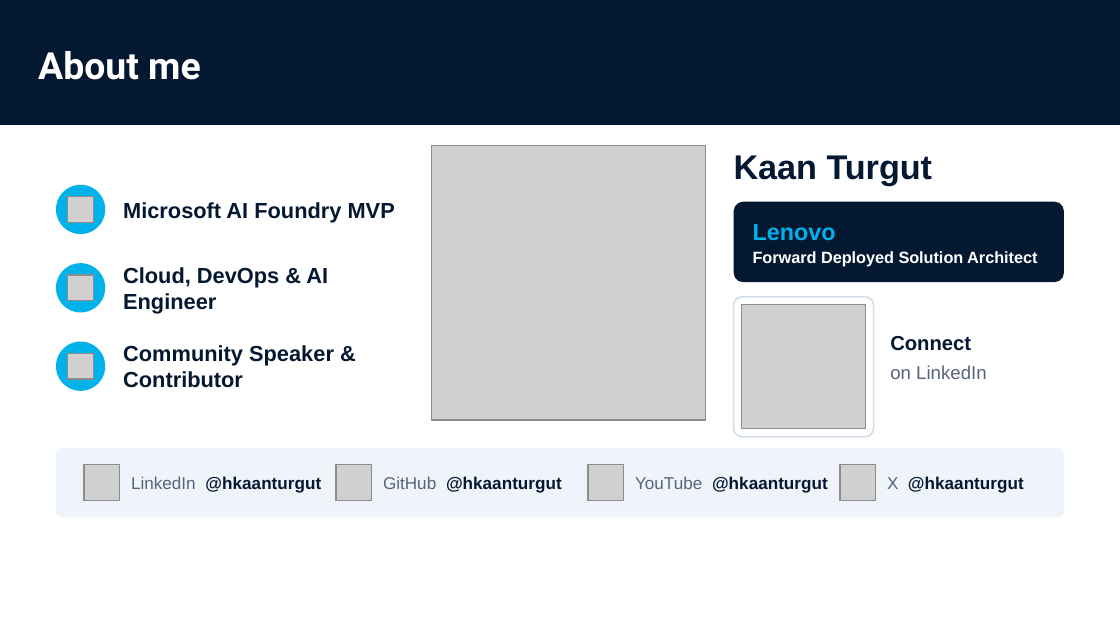
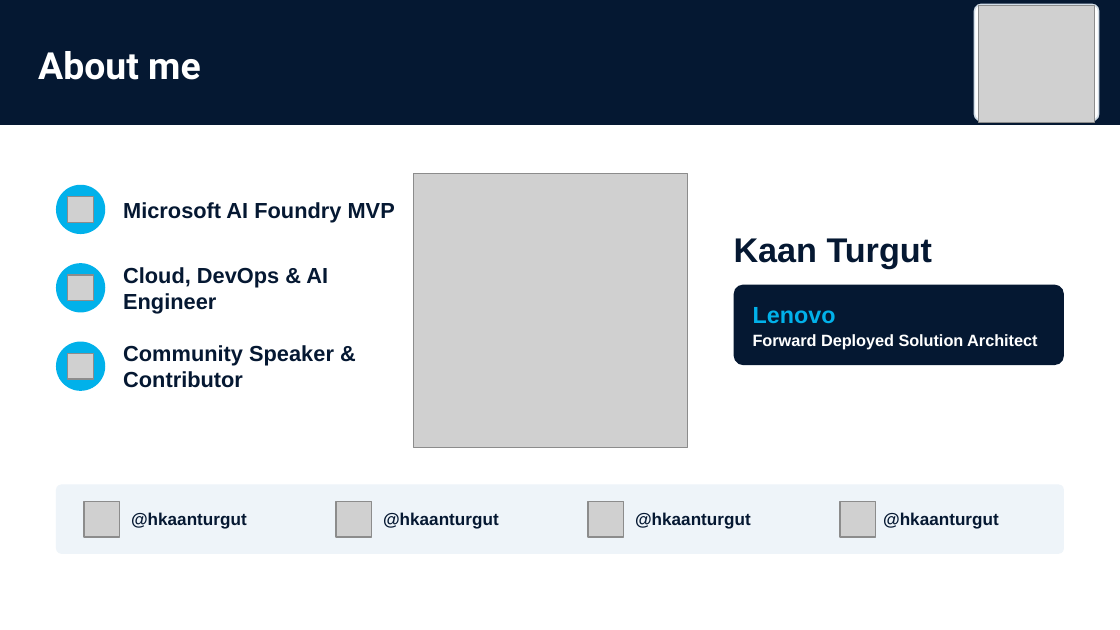
Before and after one commit to hkaanturgut/zero-to-production-mcp, a slide deck: slide 2 of docs/MCP-DevSummit-Toronto-Kaan-Turgut.pptx. Drawn at 1120x630 pixels with LibreOffice and Linux fonts; fonts in the diff are those of the drawing; grey boxes stand for pictures; background and template pictures are left out. Boxes give left, top, right and bottom in pixels: in the first picture for what was removed or moved away, otherwise in the second. Text is boxed around its words. In the diff, an @@ line names an element or a change of style, - is before the commit and + after.

Commit message:
update pptx

```diff
--- a/docs/MCP-DevSummit-Toronto-Kaan-Turgut.pptx
+++ b/docs/MCP-DevSummit-Toronto-Kaan-Turgut.pptx
@@ rounded rectangle: place and size @@
-rounded rectangle at bbox=[734, 297, 874, 437]
+rounded rectangle at bbox=[974, 4, 1099, 121]
@@ picture: place and size @@
-picture at bbox=[741, 305, 866, 429]
+picture at bbox=[978, 6, 1094, 122]
@@ picture: place and size @@
-picture at bbox=[431, 146, 706, 420]
+picture at bbox=[413, 174, 688, 448]
@@ 2 texts, 1 rounded rectangle: place and size @@
-2 texts, 1 rounded rectangle at bbox=[734, 155, 1064, 282]
+2 texts, 1 rounded rectangle at bbox=[734, 238, 1064, 365]
@@ text removed at bbox=[890, 336, 986, 379] @@
-Connect
-on LinkedIn
@@ 4 pictures, 1 rounded rectangle: place and size @@
-4 pictures, 1 rounded rectangle at bbox=[56, 448, 1064, 517]
+4 pictures, 1 rounded rectangle at bbox=[56, 485, 1064, 554]
@@ text at bbox=[131, 512, 247, 529]: text changed @@
-LinkedIn @hkaanturgut
+@hkaanturgut
@@ text at bbox=[383, 512, 499, 529]: text changed @@
-GitHub @hkaanturgut
+@hkaanturgut
@@ text at bbox=[635, 512, 751, 529]: text changed @@
-YouTube @hkaanturgut
+@hkaanturgut
@@ text at bbox=[883, 512, 999, 529]: text changed @@
-X @hkaanturgut
+@hkaanturgut
```
